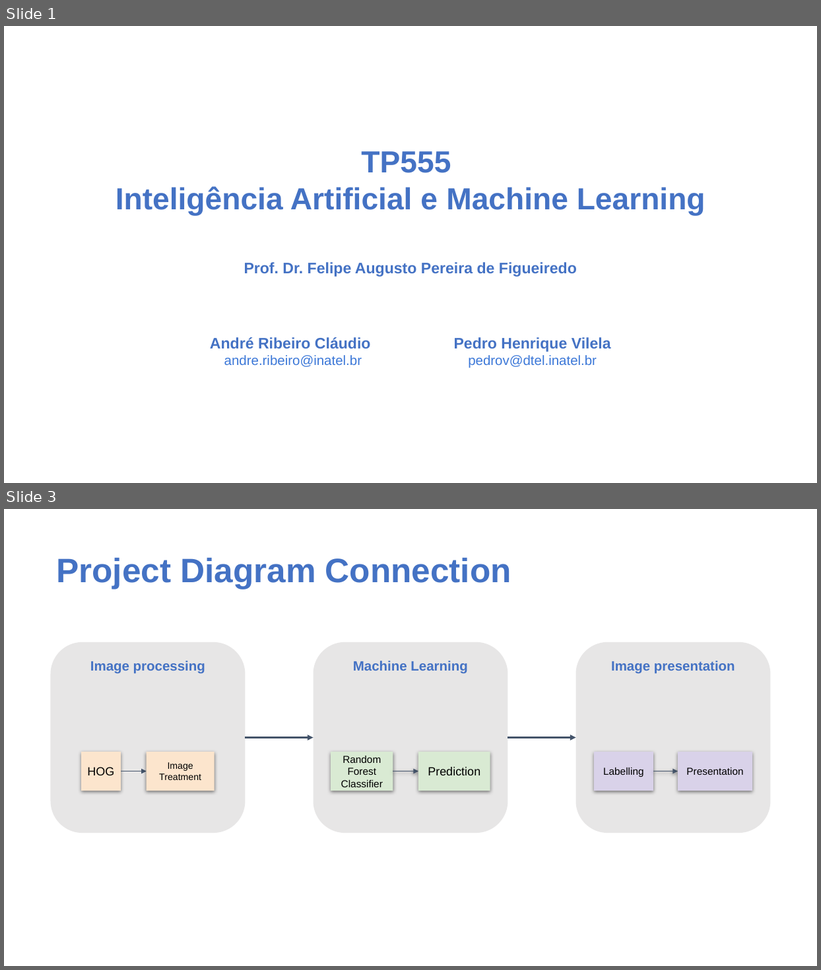
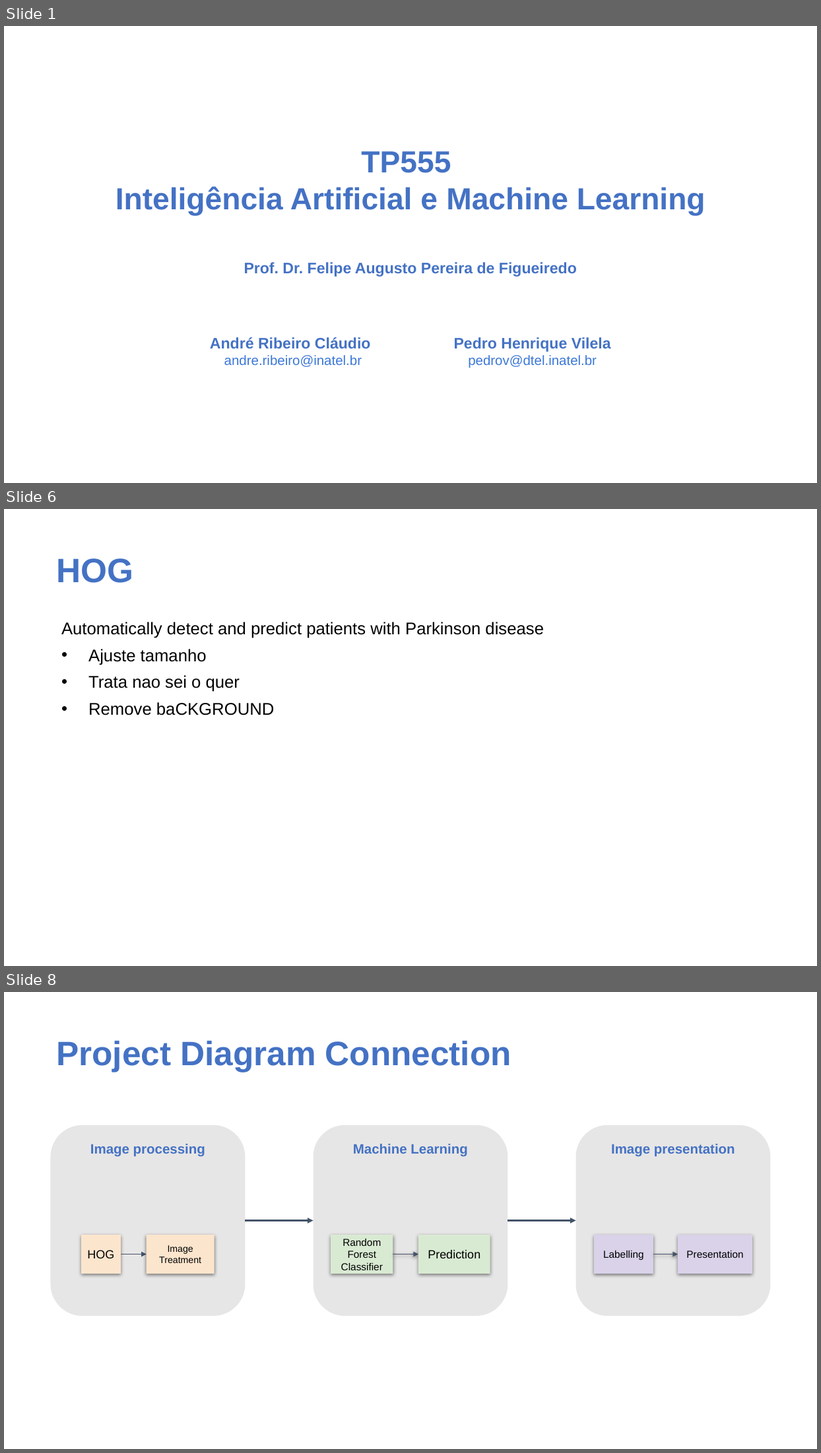
Before and after one commit to andrerclaudio/parkinson-prediction, a slide deck: Presentation.pptx. Shown one above the other, each under a label of ours: slides 1 and 3 before the commit, slides 1, 6 and 8 after it; the slides between them are not shown. The pictures are 821x970 and 821x1453 pixels, drawn with LibreOffice and Linux fonts; fonts in the diff are those of the drawing; background and template pictures are left out. Boxes give left, top, right and bottom in pixels: in the first picture for what was removed or moved away, otherwise in the second. Text is boxed around its words. In the diff, an @@ line names an element or a change of style, - is before the commit and + after.

```diff
--- a/Presentation.pptx
+++ b/Presentation.pptx
@@ slide 6 added at [4,509,817,966], background picture (left out) @@
@@ text added at [57,559,134,583], 40 pt, text #4472C4, bold @@
+HOG
@@ text added at [61,622,544,716], 20 pt, text #000000 @@
+Automatically detect and predict patients with Parkinson disease
+• Ajuste tamanho
+• Trata nao sei o quer
+• Remove baCKGROUND
@@ what was slide 3 is now slide 8 @@
```
Also in this commit, not shown: 1 slide changed, 4 other slides added.
